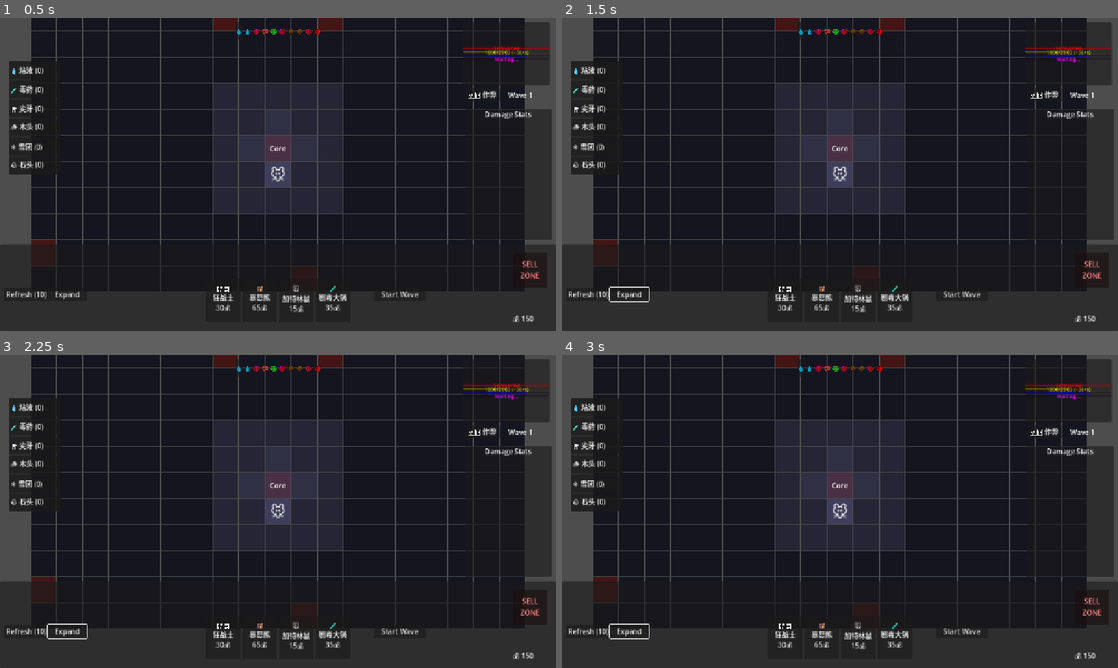
Above: before the commit, frames 1-4 (two rows, left to right).
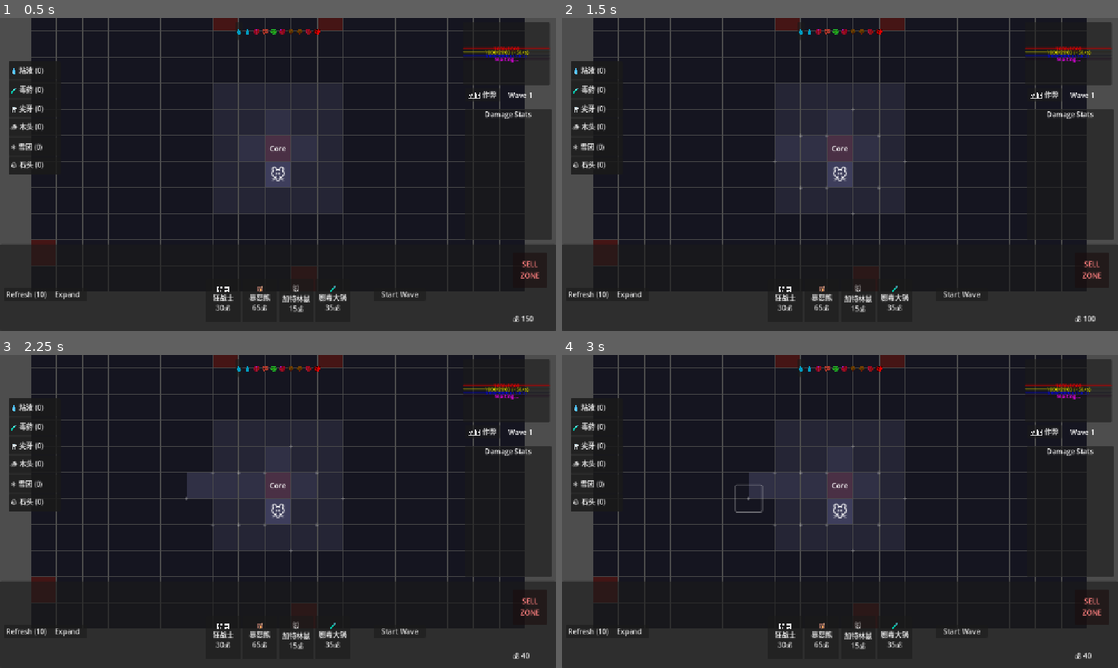
Above: after the commit, the same moments.

Repository: seekerzz/tower-html
Game: Godot game, scene res://src/Scenes/Game/MainGame.tscn
The game is run twice, just before and just after one commit, with the same random seed, the same clock (stepped at 60 frames per second) and the same inputs. The project has no main scene, so this scene is started directly.
Inputs (mouse positions are in pixels of both pictures, inside the frame that each line leads up to):
- Up to frame 1 (0.5 s): no input
- Up to frame 2 (1.5 s): click "Expand" at 0.5 s; click (801, 161) at 1.25 s, where only the run after the commit has a clickable "+"
- Up to frame 3 (2.25 s): click (211, 498) at 2 s, where only the run after the commit has a clickable "+"
- Up to frame 4 (3 s): click (751, 498) at 2.75 s, where only the run after the commit has a clickable "+"

Frame 1 is identical in both runs. In frame 2, 0.1% of the frame differs, in the area x 8-96%, y 28-97%; in frame 3, 0.5%; in frame 4, 0.6%, in the area x 8-96%, y 28-98%.

Commit message:
Fix GridManager initialization, obstacles, and expansion logic
- Rewrite create_initial_grid to correctly set core, cross, inner, and outer zones.
- Implement random obstacle generation in locked_outer zones.
- Add expansion logic with ghost tiles and gold cost.
- Update Tile.gd to support set_state and visual updates for new states.

Diff:
--- a/src/Scripts/GridManager.gd
+++ b/src/Scripts/GridManager.gd
@@ -47,10 +47,14 @@
 		)
 
 func create_initial_grid():
+	# Clear existing
+	for key in tiles:
+		tiles[key].queue_free()
+	tiles.clear()
+	spawn_tiles.clear()
+
 	var half_w = Constants.MAP_WIDTH / 2
 	var half_h = Constants.MAP_HEIGHT / 2
-
-	spawn_tiles.clear()
 
 	# Determine spawn candidates (outermost ring)
 	var spawn_candidates = []
@@ -75,7 +79,9 @@
 				state = "locked_inner"
 				if x == 0 and y == 0:
 					type = "core" # The absolute center
+					state = "unlocked"
 			else:
+				type = "wilderness"
 				state = "locked_outer"
 
 			# Check Unlocked (Cross Shape)
@@ -84,6 +90,12 @@
 			   (x == 0 and abs(y) == 1) or \
 			   (y == 0 and abs(x) == 1):
 				state = "unlocked"
+				if type == "wilderness":
+					type = "normal"
+				elif type == "core_zone":
+					type = "normal"
+				if x == 0 and y == 0:
+					type = "core"
 
 			# Check Spawn Points
 			if Vector2i(x,y) in chosen_spawns:
@@ -98,8 +110,8 @@
 
 	var tile = TILE_SCENE.instantiate()
 	tile.setup(x, y, type)
-	tile.state = state
-	tile.update_visuals()
+	# Explicitly call set_state to ensure visuals are updated
+	tile.set_state(state)
 
 	tile.position = Vector2(x * TILE_SIZE, y * TILE_SIZE)
 	add_child(tile)
@@ -132,9 +144,6 @@
 		if placed_count >= obstacle_count: break
 
 		var tile = candidate_tiles[i]
-		# Ensure we don't block all paths (simplification: random placement usually leaves paths,
-		# strict path checking is complex, but we can rely on low density)
-		# Density is low enough (10-15 out of outer ring ~100+ tiles)
 
 		# Pick random type
 		var type_keys = Constants.BARRICADE_TYPES.keys()
@@ -149,16 +158,8 @@
 
 	if BARRICADE_SCENE:
 		obstacle = BARRICADE_SCENE.instantiate()
-		# Assuming Barricade.gd has a setup or similar.
-		# If not, we might need to set properties manually or call a method if it exists.
-		# Let's check Barricade.gd later if needed, but for now assuming it might handle it or we set visual.
-		# Ideally we use DrawManager or similar logic, but DrawManager is not a singleton helper here.
-		# Let's try to set properties if possible.
 		if obstacle.has_method("setup"):
 			obstacle.setup(type_key)
-		else:
-			# Fallback if no setup, try to configure
-			pass
 	else:
 		obstacle = Node2D.new()
 		obstacle.name = "Obstacle_" + type_key
@@ -518,13 +519,65 @@
 				target_unit.apply_buff(buff_type)
 
 func toggle_expansion_mode():
-	pass
+	expansion_mode = !expansion_mode
+	if expansion_mode:
+		spawn_expansion_ghosts()
+	else:
+		clear_ghosts()
 
 func spawn_expansion_ghosts():
-	pass
+	clear_ghosts()
+
+	for key in tiles:
+		var tile = tiles[key]
+		# Find locked tiles that can be unlocked
+		if tile.state == "locked_inner" or tile.state == "locked_outer":
+			# Check neighbors
+			var x = tile.x
+			var y = tile.y
+			var neighbors = [
+				Vector2i(x+1, y), Vector2i(x-1, y),
+				Vector2i(x, y+1), Vector2i(x, y-1)
+			]
+
+			var can_expand = false
+			for n_pos in neighbors:
+				var n_key = get_tile_key(n_pos.x, n_pos.y)
+				if tiles.has(n_key):
+					var n_tile = tiles[n_key]
+					# If neighbor is unlocked or core (which is unlocked), we can expand
+					if n_tile.state == "unlocked":
+						can_expand = true
+						break
+
+			if can_expand:
+				var ghost = GHOST_TILE_SCRIPT.new()
+				add_child(ghost)
+				ghost.position = tile.position
+				ghost.setup(tile.x, tile.y)
+				# ghost.clicked.connect(on_ghost_clicked) # GhostTile calls grid_manager.on_ghost_clicked directly
+				ghost_tiles.append(ghost)
 
 func clear_ghosts():
-	pass
-
-func on_ghost_clicked(_x, _y):
-	pass
+	for ghost in ghost_tiles:
+		ghost.queue_free()
+	ghost_tiles.clear()
+
+func on_ghost_clicked(x, y):
+	if GameManager.gold >= expansion_cost:
+		if GameManager.spend_gold(expansion_cost):
+			expansion_cost += 10
+			var key = get_tile_key(x, y)
+			if tiles.has(key):
+				var tile = tiles[key]
+				tile.set_state("unlocked")
+				# tile.update_visuals() # set_state calls update_visuals
+
+			# Refresh ghosts to show new expansion options
+			# Must use call_deferred or just call it?
+			# The prompt says: "call clear_ghosts() then immediately re-spawn_expansion_ghosts()"
+			clear_ghosts()
+			spawn_expansion_ghosts()
+	else:
+		# Feedback for not enough gold?
+		GameManager.spawn_floating_text(Vector2(x*TILE_SIZE, y*TILE_SIZE), "Need Gold!", Color.RED)
--- a/src/Scripts/Tile.gd
+++ b/src/Scripts/Tile.gd
@@ -23,6 +23,10 @@
 	add_child(drop_target)
 	drop_target.setup(self)
 
+func set_state(new_state: String):
+	state = new_state
+	update_visuals()
+
 func update_visuals():
 	# Default base color based on state
 	var base_color = Constants.COLORS.grid
@@ -31,20 +35,27 @@
 		base_color = Constants.COLORS.unlocked
 	elif state == "locked_inner":
 		base_color = Constants.COLORS.locked_inner
+		# Debug color for visibility if needed, but using Constants is safer for style
+		# base_color = Color.DARK_GRAY
 	elif state == "locked_outer":
 		base_color = Constants.COLORS.locked_outer
+		# base_color = Color.BLACK
 	elif state == "spawn":
 		base_color = Constants.COLORS.spawn_point
 
 	if type == "core":
 		base_color = Constants.COLORS.core
-		$Label.text = "Core"
+		if has_node("Label"):
+			$Label.text = "Core"
 	else:
-		$Label.text = ""
+		if has_node("Label"):
+			$Label.text = ""
 
-	$ColorRect.color = base_color
+	if has_node("ColorRect"):
+		$ColorRect.color = base_color
 
 func set_highlight(active: bool):
+	if !has_node("ColorRect"): return
 	if active:
 		$ColorRect.color = $ColorRect.color.lightened(0.2)
 	else:
